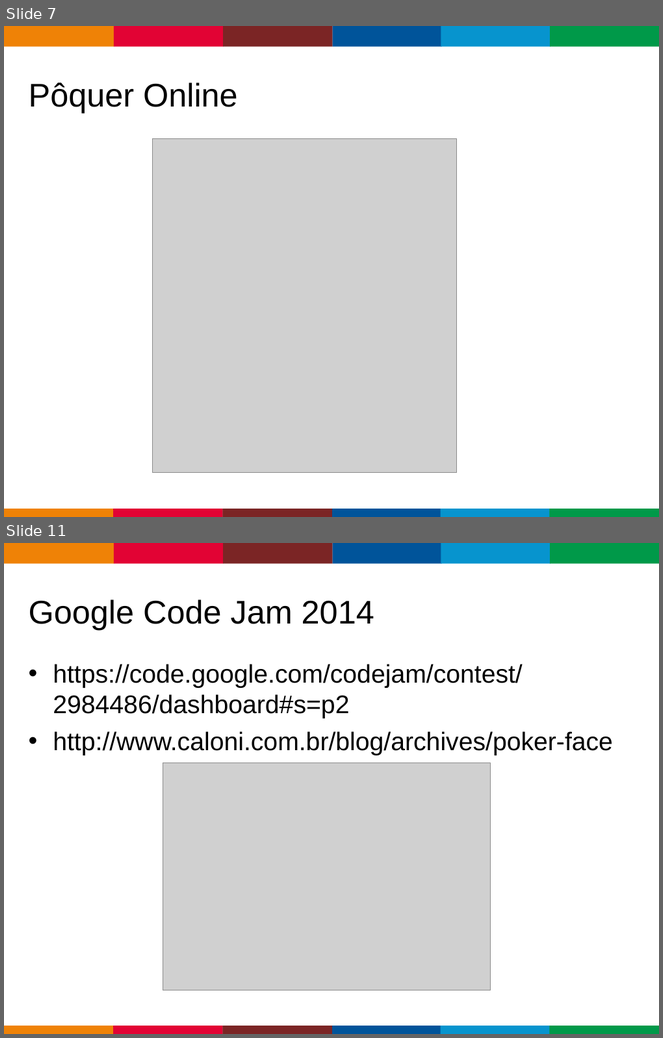
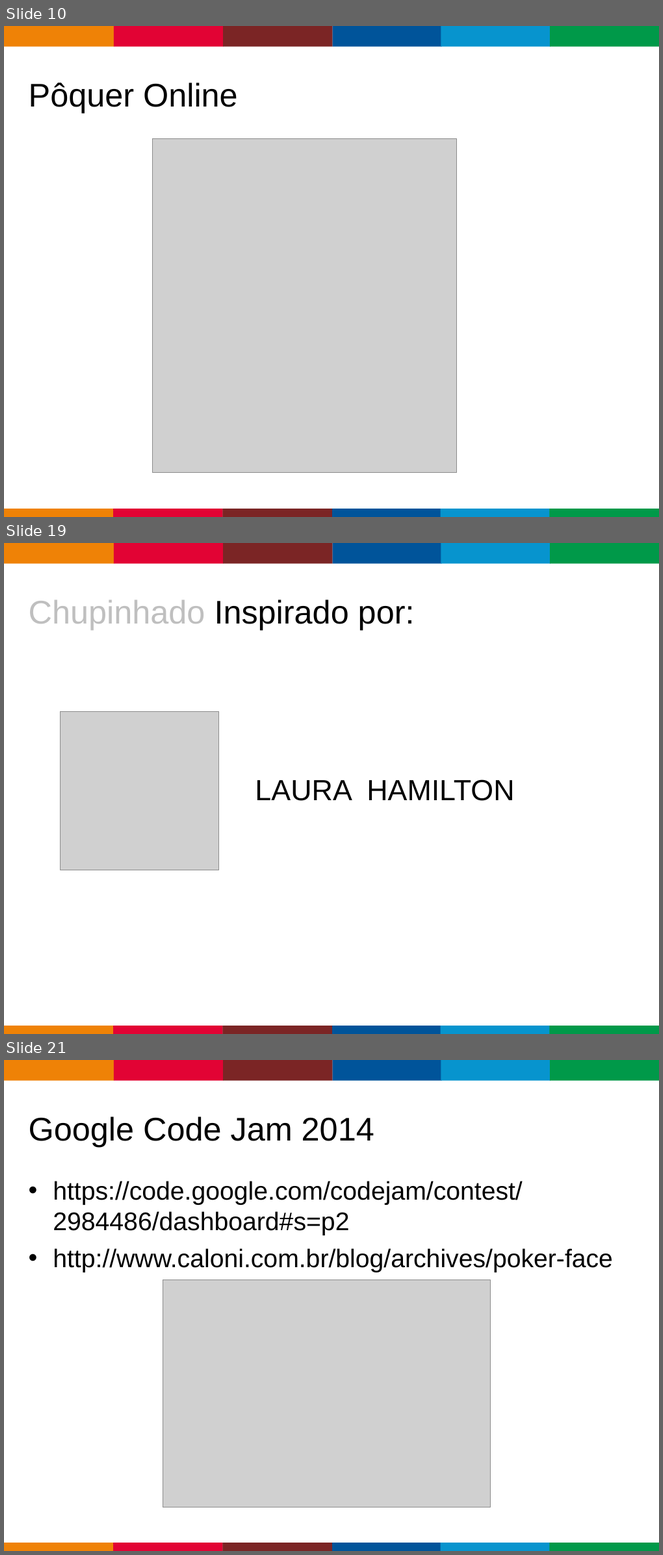
Before and after one commit to caloni/journal, a slide deck: Lectures/PoquerOnline/PoquerOnline.ppt. Shown one above the other, each under a label of ours: slides 7 and 11 before the commit, slides 10, 19 and 21 after it; the slides between them are not shown. The pictures are 663x1038 and 663x1555 pixels, drawn with LibreOffice and Linux fonts; fonts in the diff are those of the drawing; grey boxes stand for pictures; background and template pictures are left out. Boxes give left, top, right and bottom in pixels: in the first picture for what was removed or moved away, otherwise in the second. Text is boxed around its words. In the diff, an @@ line names an element or a change of style, - is before the commit and + after.

```diff
--- a/Lectures/PoquerOnline/PoquerOnline.ppt
+++ b/Lectures/PoquerOnline/PoquerOnline.ppt
@@ slide 19 added at [4,543,659,1034], background #FFFFFF; not listed: 13 template elements that a slide beside it also shows @@
@@ title added at [29,600,415,630], 36 pt, text #000000 @@
+Chupinhado Inspirado por:
@@ picture added at [61,712,219,871] @@
@@ text added at [255,780,514,801], 32 pt, text #000000 @@
+LAURA HAMILTON
@@ what was slide 7 is now slide 10 @@
@@ what was slide 11 is now slide 21 @@
```
Also in this commit, not shown: 2 slides changed, 20 other slides added, 3 slides removed, 39 other files.
